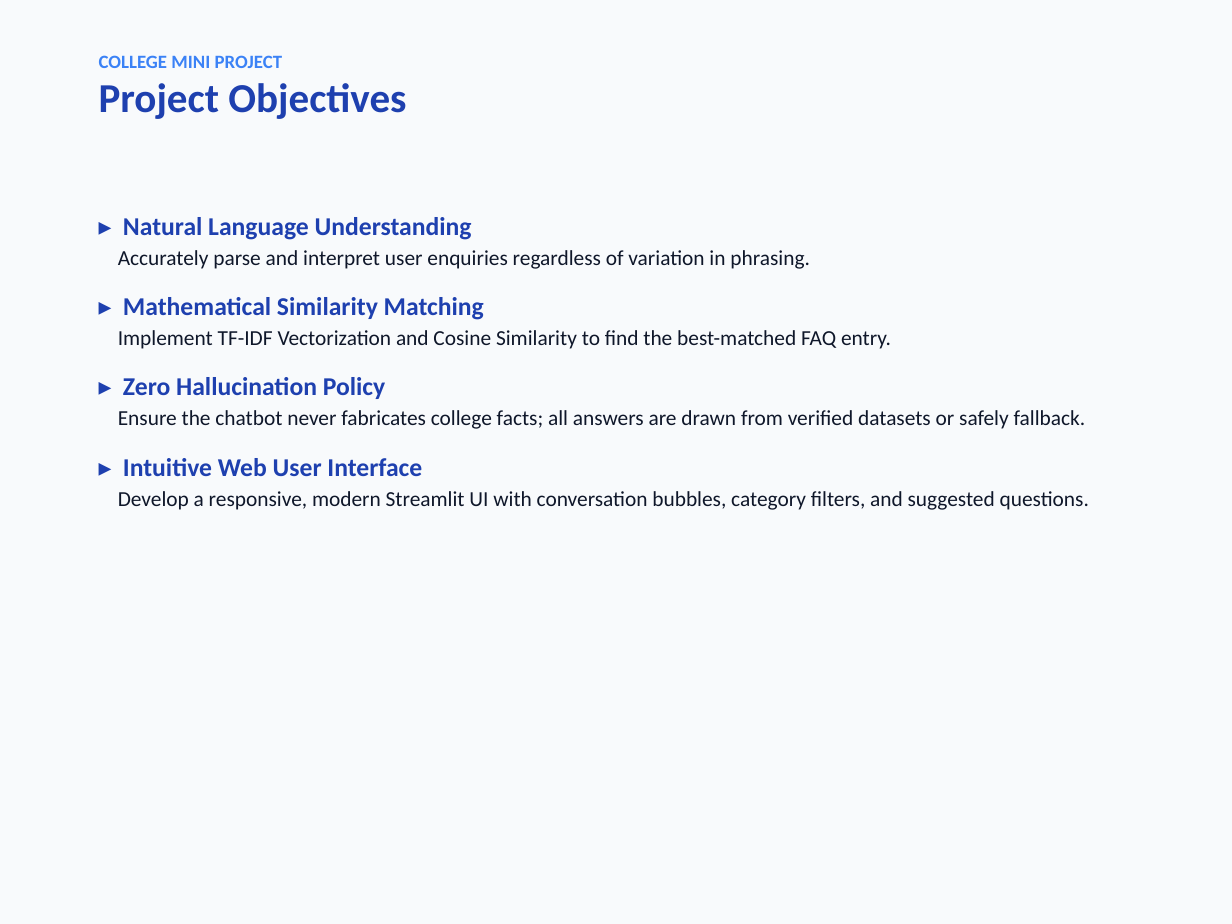
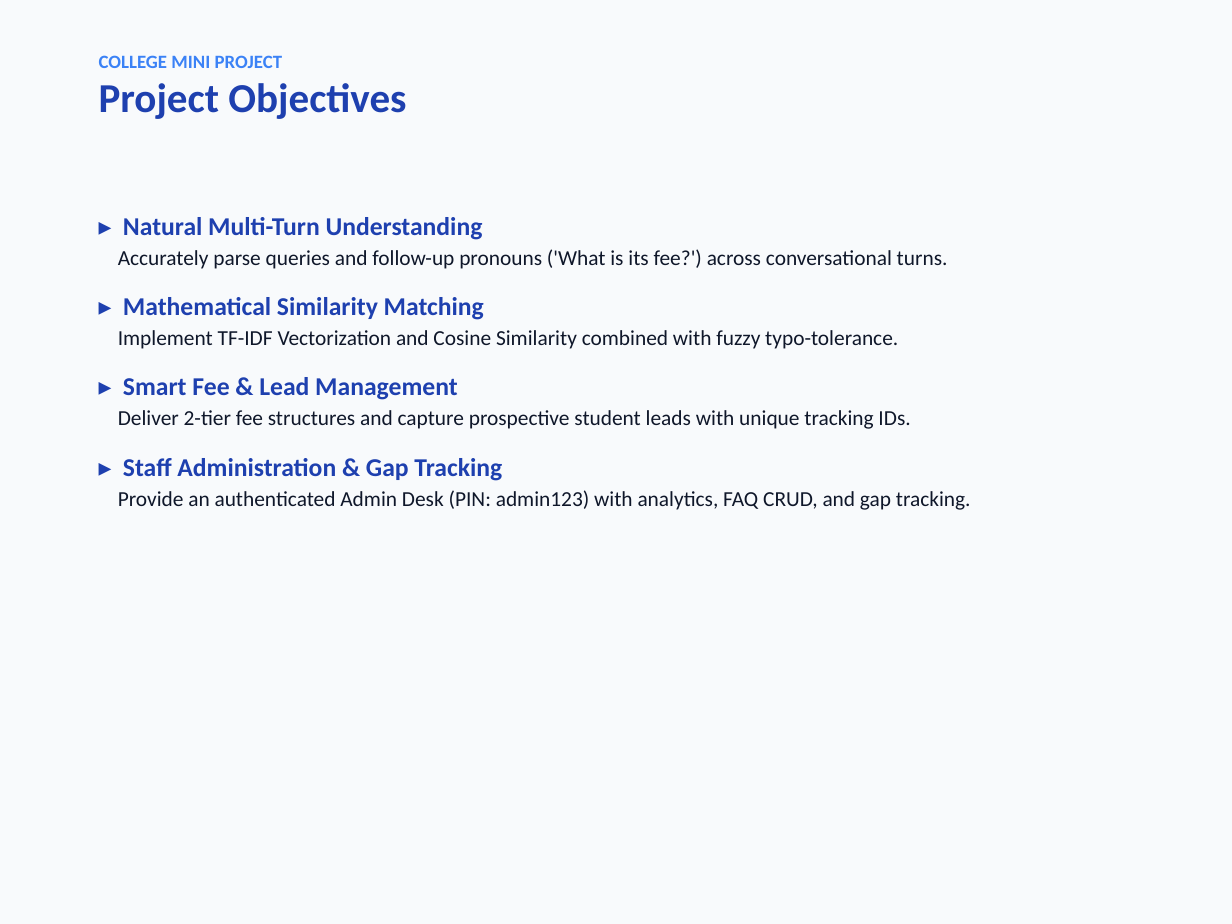
Before and after one commit to kvaruneshruban/AI-Based-College-Enquiry-Chatbot, a slide deck: slide 4 of documentation/presentation.pptx. Drawn at 1232x924 pixels with LibreOffice and Linux fonts; fonts in the diff are those of the drawing. Boxes give left, top, right and bottom in pixels: in the first picture for what was removed or moved away, otherwise in the second. Text is boxed around its words. In the diff, an @@ line names an element or a change of style, - is before the commit and + after.

Commit message:
feat: integrate Google Gemini AI, multi-turn memory, and enhanced UI assets

```diff
--- a/documentation/presentation.pptx
+++ b/documentation/presentation.pptx
@@ text at bbox=[118, 217, 948, 269]: text changed @@
-▸ Natural Language Understanding
-Accurately parse and interpret user enquiries regardless of variation in phrasing.
+▸ Natural Multi-Turn Understanding
+Accurately parse queries and follow-up pronouns ('What is its fee?') across conversational turns.
@@ text at bbox=[118, 330, 971, 510]: text changed @@
-Implement TF-IDF Vectorization and Cosine Similarity to find the best-matched FAQ entry.
-▸ Zero Hallucination Policy
-Ensure the chatbot never fabricates college facts; all answers are drawn from verified datasets or safely fallback.
-▸ Intuitive Web User Interface
-Develop a responsive, modern Streamlit UI with conversation bubbles, category filters, and suggested questions.
+Implement TF-IDF Vectorization and Cosine Similarity combined with fuzzy typo-tolerance.
+▸ Smart Fee & Lead Management
+Deliver 2-tier fee structures and capture prospective student leads with unique tracking IDs.
+▸ Staff Administration & Gap Tracking
+Provide an authenticated Admin Desk (PIN: admin123) with analytics, FAQ CRUD, and gap tracking.
```
Also in this commit, not shown: 10 other slides changed, 1 slide added, 1 slide removed, 50 other files.
